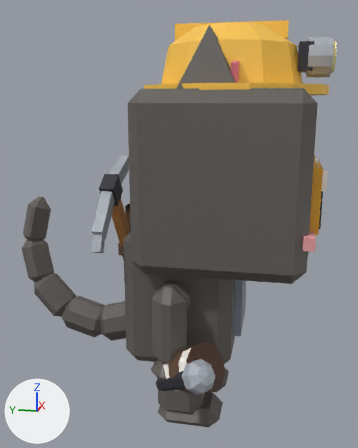
Two versions of the FBX model assets/cat-cafe/exports/CatCafe_Cat_Lantern_Work.fbx, one commit apart.
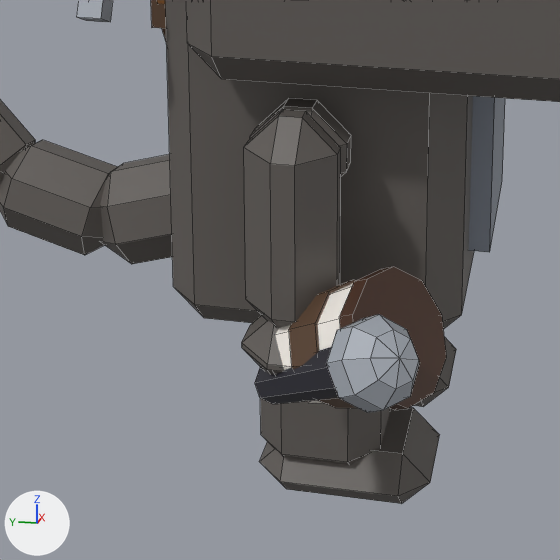
Each version is shown whole from a camera (50 mm lens) standing at (-0.02451, -0.005, 0.01619) and looking at (0.00085, 0.00007, 0.00985), then close up on the part from 18% to 74% of the width and 55% to 100% of the height. The axes (+X, +Y, +Z) are drawn at lower left. The lights are the same throughout. The first two pictures are the older version. The close-ups show mesh edges as thin lines. Where no turn or scale is listed for an object, it has been applied to the vertices.

Names of what the first close-up shows: 'CatCafe_Cat_Lantern_Work_Body', 'CatCafe_Cat_Lantern_Work_Head', 'CatCafe_Cat_Lantern_Work_Held_Barista', 'CatCafe_Cat_Lantern_Work_Held_Entertainer', 'CatCafe_Cat_Lantern_Work_LegB1', 'CatCafe_Cat_Lantern_Work_LegB2', 'CatCafe_Cat_Lantern_Work_LegF2', 'CatCafe_Cat_Lantern_Work_Prop2', 'CatCafe_Cat_Lantern_Work_Tail'.
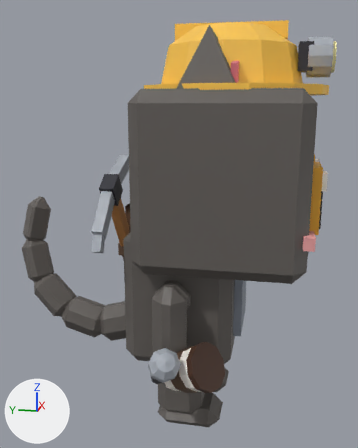
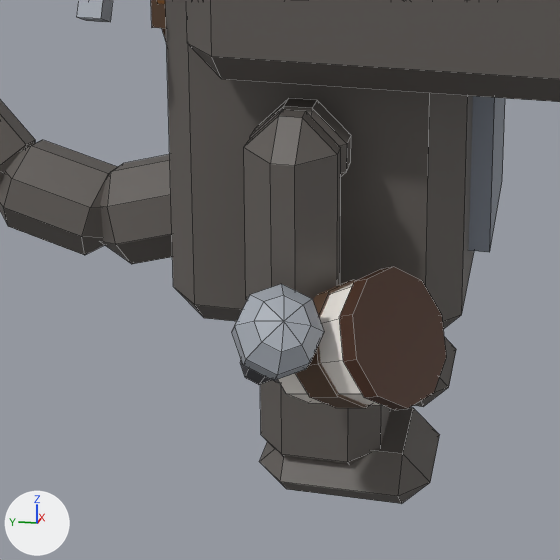
What differs and where, as boxes (x1, y1, x2, y2) in the close-ups (560 x 560 px; the box of a moved part takes in the faces that stretch with it):
'CatCafe_Cat_Lantern_Work_Held_Entertainer', reshaped (44% narrower): before (255, 314, 419, 413); after (232, 284, 324, 385)
part 1 of me_catcafe_cat_lantern_work_held_entertainer, moved or reshaped: before (326, 314, 419, 413); after (232, 284, 324, 381)
part 2 of me_catcafe_cat_lantern_work_held_entertainer, added: after (240, 361, 271, 385)
part 3 of me_catcafe_cat_lantern_work_held_entertainer, deleted: before (255, 347, 339, 404)

The edits, one by one:
me_catcafe_cat_lantern_work_held_entertainer is used by ob_catcafe_cat_lantern_work_held_entertainer; location (-0.00451, -0.00066, 0.00437).
Verts and faces of me_catcafe_cat_lantern_work_held_entertainer; kept vertices keep their numbers, new ones are numbered from 50.
Before the commit, vertices of me_catcafe_cat_lantern_work_held_entertainer: 2 (-0.00014, 0.00064, -0.00047) at pixel (259, 368), 3 (-0.00177, -0.00109, 0.0011), 4 (0.00005, 0.00047, -0.00046), 5 (-0.00153, -0.0013, 0.00112), 6 (0.00013, 0.00028, -0.00061).
Before the commit, vertices of me_catcafe_cat_lantern_work_held_entertainer: 7 (-0.00142, -0.00155, 0.00093), 8 (0.00005, 0.00017, -0.00082), 9 (-0.00153, -0.00169, 0.00065), 10 (-0.00014, 0.00021, -0.00098), 11 (-0.00177, -0.00164, 0.00044).
Before the commit, vertices of me_catcafe_cat_lantern_work_held_entertainer: 12 (-0.00033, 0.00038, -0.001) at pixel (272, 404), 13 (-0.00202, -0.00142, 0.00043), 14 (-0.00041, 0.00057, -0.00085) at pixel (259, 397), 15 (-0.00212, -0.00118, 0.00061), 16 (-0.00033, 0.00068, -0.00064) at pixel (254, 382).
Before the commit, vertices of me_catcafe_cat_lantern_work_held_entertainer: 17 (-0.00202, -0.00104, 0.00089).
me_catcafe_cat_lantern_work_held_entertainer had 50 vertices, 50 faces and spanned x -0.00262..0.00013, y -0.00222..0.00068, z -0.001..0.00158.
me_catcafe_cat_lantern_work_held_entertainer now has 50 vertices, 50 faces and spans x -0.00234..0.00027, y -0.00074..0.001, z -0.00076..0.00181.
me_catcafe_cat_lantern_work_held_entertainer part 1: the loose piece of 34 vertices spanning x -0.00262..-0.00126, y -0.00222..-0.00086, z 0.00026..0.00158 is multiplied about its middle by the matrix ((0.626, 0.739, 0.247), (-0.615, 0.663, -0.427), (-0.48, 0.115, 0.87)), then moved by (0.00027, 0.00151, 0.00019).
me_catcafe_cat_lantern_work_held_entertainer part 2: a new loose piece of 16 vertices spanning x -0.00175..0.00027, y -0.00036..0.001, z -0.00076..0.00124, in mat_catcafe_palette.
Part 3, on me_catcafe_cat_lantern_work_held_entertainer:
Vertices deleted: 2 to 17 (with the faces that use them).
